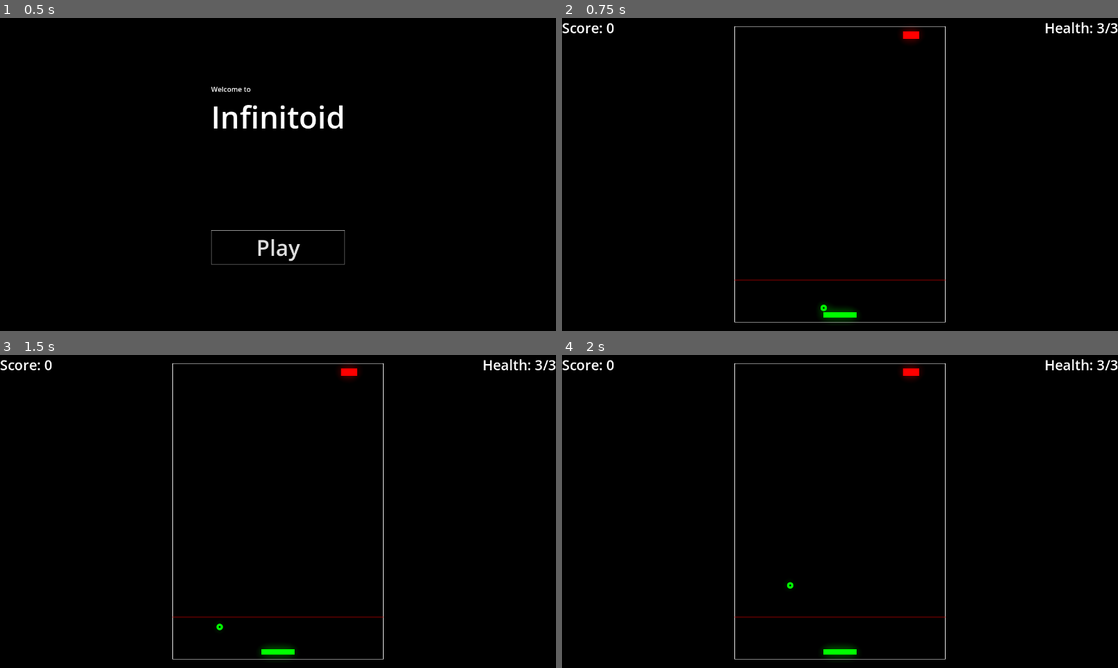
Above: before the commit, frames 1-4 (two rows, left to right).
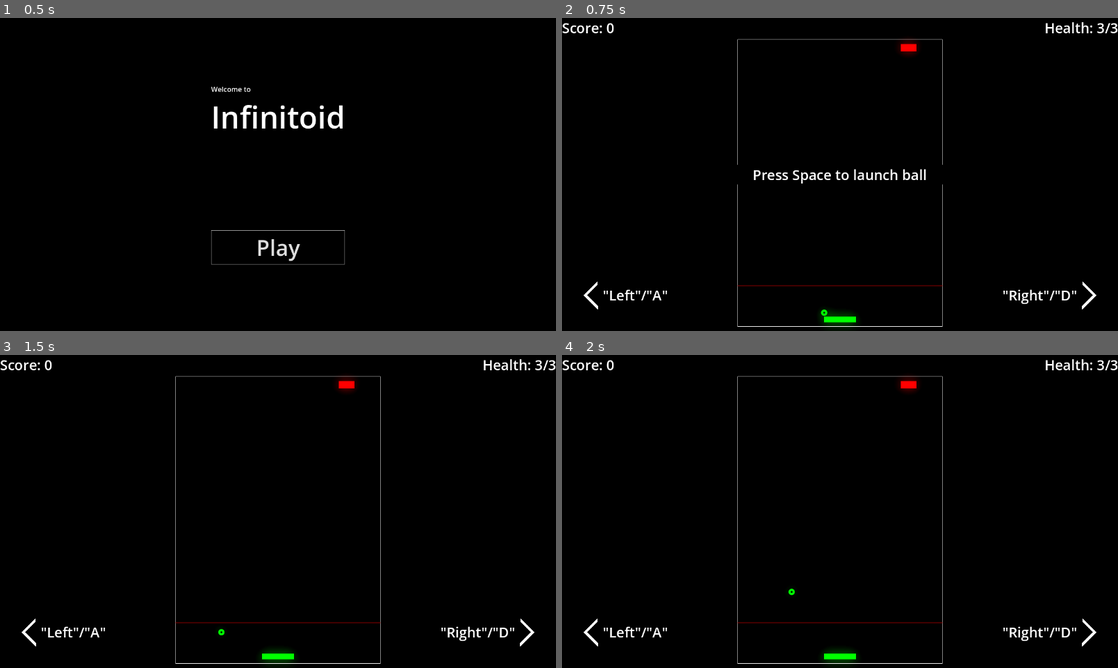
Above: after the commit, the same moments.

Repository: Germenzi/Infinitoid
Game: Godot game, scene res://scenes/main.tscn
Two runs of this game, one before a commit and one after it. Both use one fixed random seed, a clock stepped at 60 frames per second and the inputs below.
Inputs (mouse positions are in pixels of both pictures, inside the frame that each line leads up to):
- Up to frame 1 (0.5 s): no input
- Up to frame 2 (0.75 s): click "Play" at 0.5 s
- Up to frame 3 (1.5 s): tap Space at 1.25 s; move the mouse to (400, 495) at 1.27 s; hold Up (ui_up) from 1.28 s (still down); tap O at 1.35 s; click (400, 495) at 1.42 s
- Up to frame 4 (2 s): keep holding Up (ui_up)

Frame 1 is identical in both runs. In frame 2, 2.7% of the frame differs, in the area x 3-97%, y 2-99%; in frame 3, 2.2%; in frame 4, 2.2%.

Commit message:
add control hints

Diff:
--- a/scenes/arcanoid_game.tscn
+++ b/scenes/arcanoid_game.tscn
@@ -2,6 +2,7 @@
 
 [ext_resource type="Theme" uid="uid://dmce53ilrrlem" path="res://main-theme.tres" id="2_665qb"]
 [ext_resource type="Script" uid="uid://c2xkfwv7iin1c" path="res://scripts/GameState.gd" id="3_6rb05"]
+[ext_resource type="Texture2D" uid="uid://bofaprp8v1um2" path="res://arrow-left.png" id="3_s7i4b"]
 [ext_resource type="PackedScene" uid="uid://6folc8h7iqa7" path="res://scenes/game_over_screen.tscn" id="4_47ygy"]
 
 [sub_resource type="GDScript" id="GDScript_0ixw8"]
@@ -59,7 +60,7 @@
 func set_window_scale(scale_factor:float) -> void:
 	var diff : Vector2 = GlobalSettings.game_config.playing_area_size*scale.x - \\
 		GlobalSettings.game_config.playing_area_size*scale_factor
-
+	position.y += 20
 	position += diff/2
 	scale = Vector2(scale_factor, scale_factor)
 
@@ -74,7 +75,7 @@
 	var diff : Vector2 = viewport_center - playing_area_center
 	position += diff
 
-	var available_height : float = max(1.0, get_tree().root.size.y - 40.0)
+	var available_height : float = max(1.0, get_tree().root.size.y - 60.0)
 	var factor : float = available_height /  GlobalSettings.game_config.playing_area_size.y
 	set_window_scale(factor)
 "
@@ -121,13 +122,15 @@
 
 func _on_state_launching_ball() -> void:
 	_place_ball_to_launch_position()
+	(%LaunchBallHint as Label).show()
 
 
 func _on_state_controlling_ball() -> void:
-	pass
+	(%LaunchBallHint as Label).hide()
 
 
 func _on_state_waiting_for_damage() -> void:
+	(%LaunchBallHint as Label).hide()
 	var old_color : Color = GlobalSettings.game_config.playing_area_rect_color
 	var tween := create_tween()
 	tween.tween_property( GlobalSettings.game_config, \"playing_area_rect_color\",
@@ -435,6 +438,78 @@
 text = "Score"
 script = SubResource("GDScript_4yrex")
 
+[node name="LaunchBallHint" type="Label" parent="GUI/HUD" unique_id=1548940959]
+unique_name_in_owner = true
+layout_mode = 1
+anchors_preset = 14
+anchor_top = 0.5
+anchor_right = 1.0
+anchor_bottom = 0.5
+offset_top = -19.0
+offset_bottom = 19.0
+grow_horizontal = 2
+grow_vertical = 2
+theme_override_font_sizes/font_size = 32
+text = "Press Space to launch ball"
+horizontal_alignment = 1
+vertical_alignment = 1
+autowrap_mode = 2
+
+[node name="ColorRect" type="ColorRect" parent="GUI/HUD/LaunchBallHint" unique_id=128353020]
+show_behind_parent = true
+layout_mode = 1
+anchors_preset = 15
+anchor_right = 1.0
+anchor_bottom = 1.0
+grow_horizontal = 2
+grow_vertical = 2
+color = Color(0, 0, 0, 1)
+
+[node name="MarginContainer" type="MarginContainer" parent="GUI/HUD" unique_id=934205140]
+layout_mode = 1
+anchors_preset = 15
+anchor_right = 1.0
+anchor_bottom = 1.0
+grow_horizontal = 2
+grow_vertical = 2
+theme_override_constants/margin_left = 50
+theme_override_constants/margin_top = 50
+theme_override_constants/margin_right = 50
+theme_override_constants/margin_bottom = 50
+
+[node name="LeftHint" type="HBoxContainer" parent="GUI/HUD/MarginContainer" unique_id=488893273]
+unique_name_in_owner = true
+layout_mode = 2
+size_flags_horizontal = 0
+size_flags_vertical = 8
+theme_override_constants/separation = -20
+
+[node name="Arrow" type="TextureRect" parent="GUI/HUD/MarginContainer/LeftHint" unique_id=48933926]
+layout_mode = 2
+texture = ExtResource("3_s7i4b")
+
+[node name="Label" type="Label" parent="GUI/HUD/MarginContainer/LeftHint" unique_id=2111555005]
+layout_mode = 2
+theme_override_font_sizes/font_size = 32
+text = "\"Left\"/\"A\""
+
+[node name="RightHint" type="HBoxContainer" parent="GUI/HUD/MarginContainer" unique_id=1247739702]
+unique_name_in_owner = true
+layout_mode = 2
+size_flags_horizontal = 8
+size_flags_vertical = 8
+theme_override_constants/separation = -20
+
+[node name="Label" type="Label" parent="GUI/HUD/MarginContainer/RightHint" unique_id=2134420606]
+layout_mode = 2
+theme_override_font_sizes/font_size = 32
+text = "\"Right\"/\"D\""
+
+[node name="Arrow" type="TextureRect" parent="GUI/HUD/MarginContainer/RightHint" unique_id=1002780080]
+layout_mode = 2
+texture = ExtResource("3_s7i4b")
+flip_h = true
+
 [node name="GameOverScreen" parent="GUI" unique_id=1086023770 instance=ExtResource("4_47ygy")]
 unique_name_in_owner = true
 visible = false
--- a/scripts/GameState.gd
+++ b/scripts/GameState.gd
@@ -55,6 +55,10 @@
 
 
 func _on_score_changed() -> void:
+	if score >= 1:
+		(%LeftHint as Control).hide()
+		(%RightHint as Control).hide()
+
 	const NEW_BLOCKS_BEIGN_AT_SCORE : int = 10
 	const ADD_ANOTHER_SPAWN_BLOCK_SCORE_RATE : int = 30
 
Binary file added: arrow-left.png
Not shown, added: arrow-left.png.import
